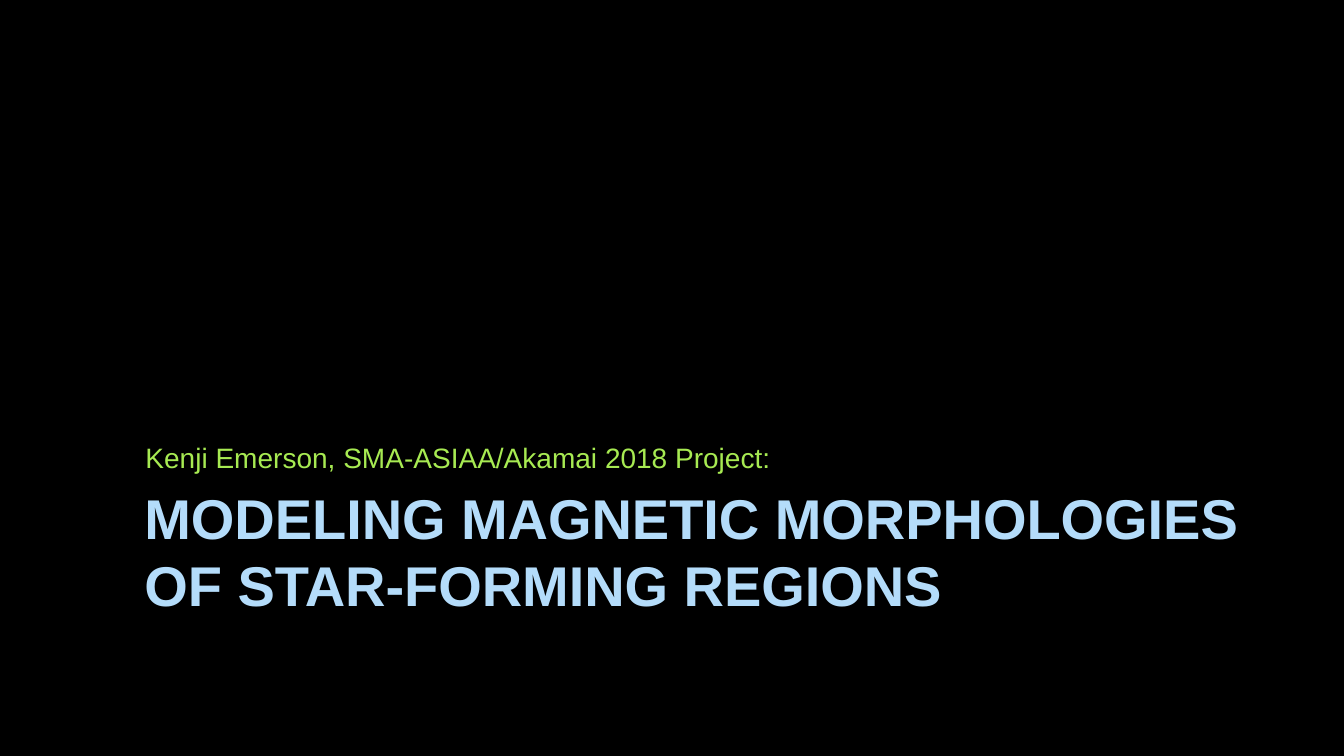
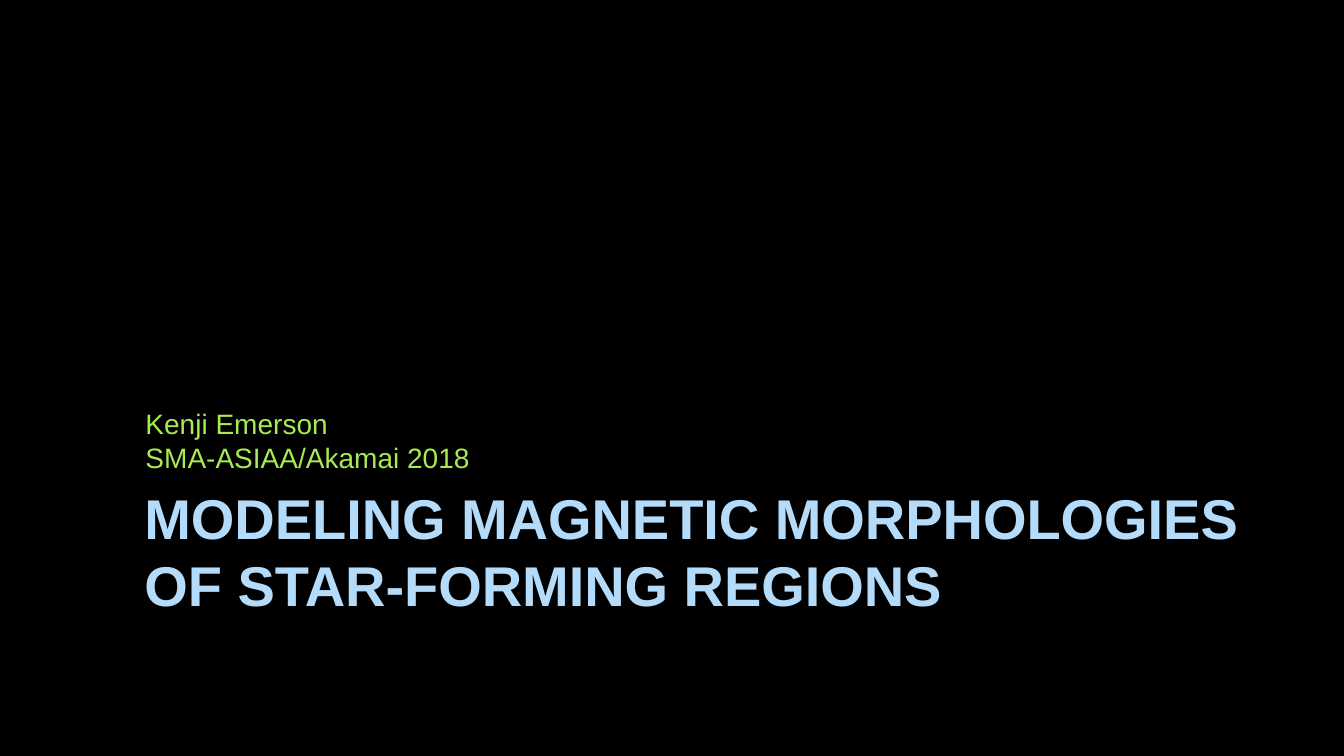
Before and after one commit to psmd-iberutaru/Akamai-Internship, a slide deck: slide 1 of Akamai/Final_Presentation/Akamai_Final_Presentation.pptx. Drawn at 1344x756 pixels with LibreOffice and Linux fonts; fonts in the diff are those of the drawing; background and template pictures are left out. Boxes give left, top, right and bottom in pixels: in the first picture for what was removed or moved away, otherwise in the second. Text is boxed around its words. In the diff, an @@ line names an element or a change of style, - is before the commit and + after.

```diff
--- a/Akamai/Final_Presentation/Akamai_Final_Presentation.pptx
+++ b/Akamai/Final_Presentation/Akamai_Final_Presentation.pptx
@@ subtitle at (145, 413, 469, 469): text changed @@
-Kenji Emerson, SMA-ASIAA/Akamai 2018 Project:
+Kenji Emerson
+SMA-ASIAA/Akamai 2018
```
Also in this commit, not shown: 16 other slides changed, 3 slides added, 22 other files.
